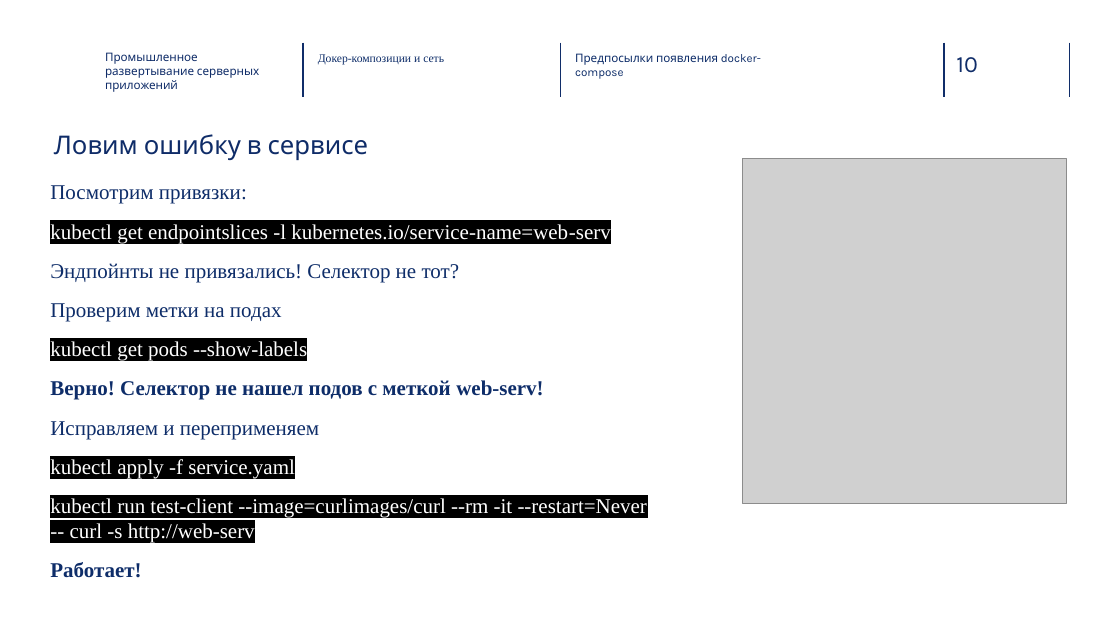
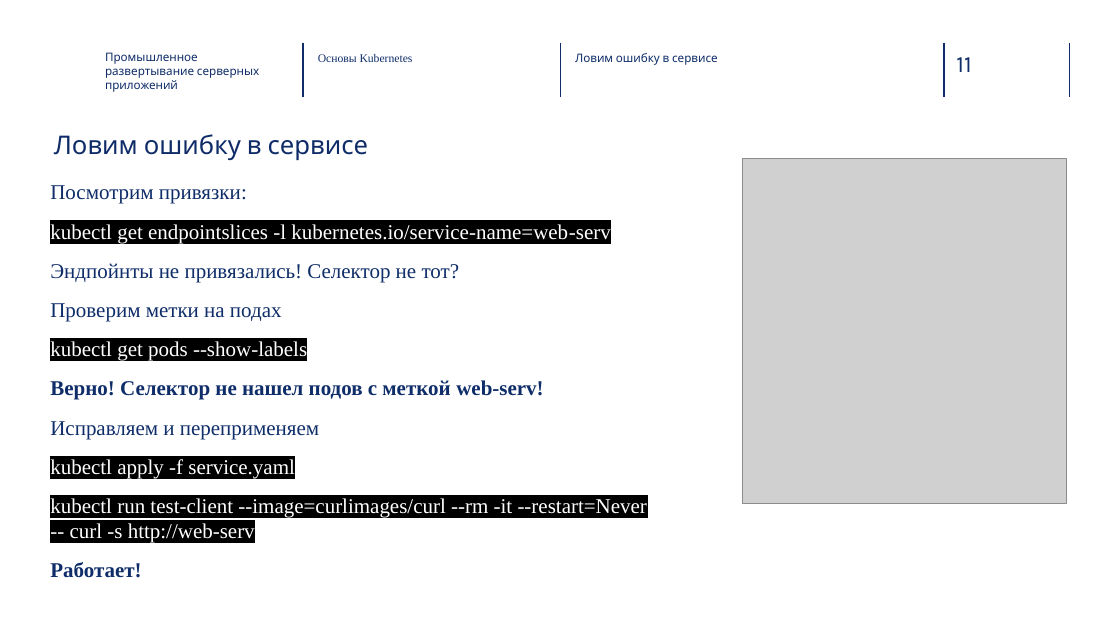
Before and after one commit to Vvil1568/ProductionServerAppDeployment, a slide deck: slide 11 of 3. Основы Кубернетес/presentation.pptx (slide 10 before the commit). Drawn at 1120x630 pixels with LibreOffice and Linux fonts; fonts in the diff are those of the drawing; grey boxes stand for pictures; background and template pictures are left out. Boxes give left, top, right and bottom in pixels: in the first picture for what was removed or moved away, otherwise in the second. Text is boxed around its words. In the diff, an @@ line names an element or a change of style, - is before the commit and + after.

```diff
--- a/3. Основы Кубернетес/presentation.pptx
+++ b/3. Основы Кубернетес/presentation.pptx
@@ text at (318,54,413,62): text changed @@
-Докер-композиции и сеть
+Основы Kubernetes
@@ text at (575,53,718,65): text changed @@
-Предпосылки появления docker-compose
+Ловим ошибку в сервисе
@@ page number at (956,57,971,72): text changed @@
-10
+11
```
Also in this commit, not shown: 15 other slides changed, 1 slide added.
